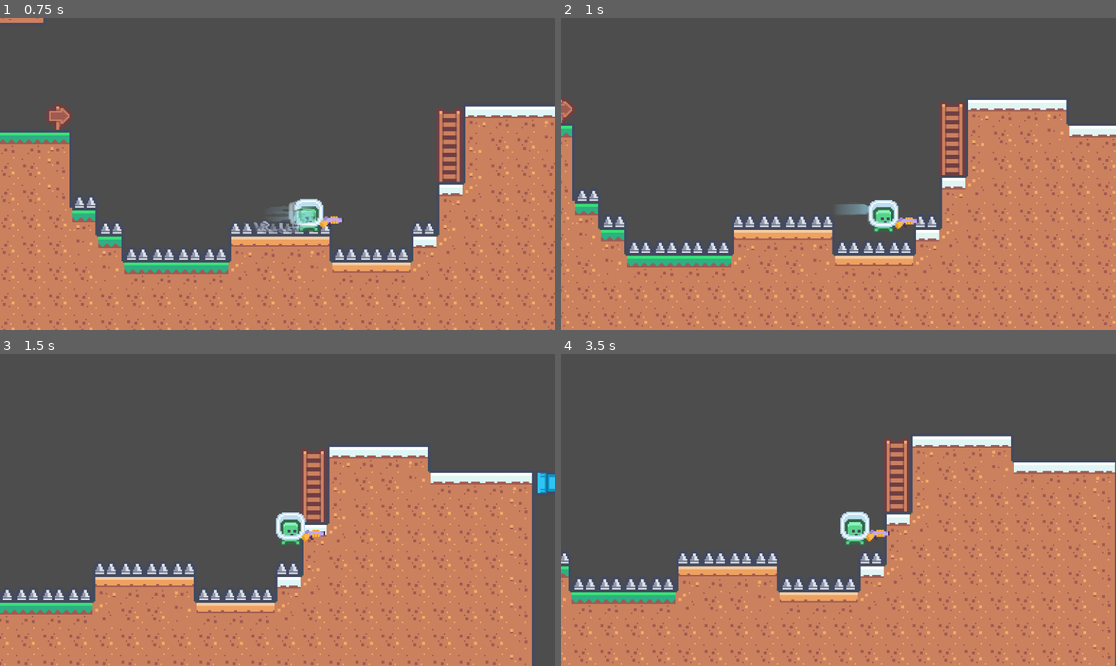
Above: before the commit, frames 1-4 (two rows, left to right).
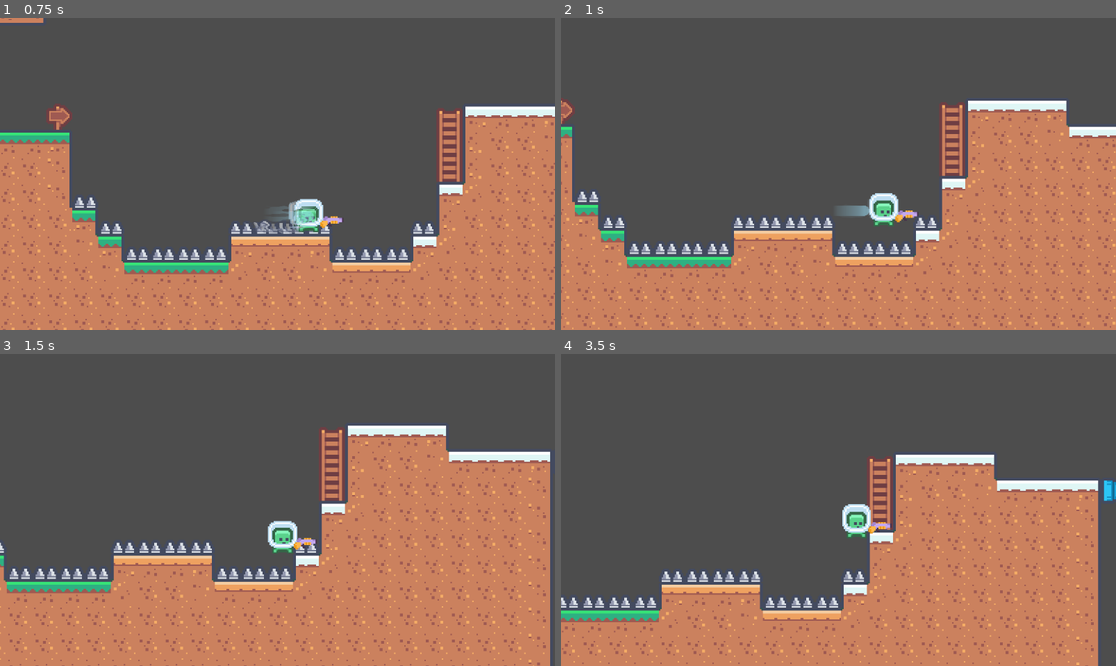
Above: after the commit, the same moments.

Repository: CodeKokeshi/Metroidvania-Template-Godot
Game: Godot game, scene res://levels/test_level.tscn
The game is run twice, just before and just after one commit, with the same random seed, the same clock (stepped at 60 frames per second) and the same inputs.
Inputs (mouse positions are in pixels of both pictures, inside the frame that each line leads up to):
- Up to frame 1 (0.75 s): move the mouse to (399, 158) at 0.52 s; hold D (right) from 0.53 s (still down); tap Shift (dash) at 0.6 s
- Up to frame 2 (1 s): keep holding D (right); tap Space (jump) at 0.77, 0.8 s
- Up to frame 3 (1.5 s): keep holding D (right); tap Space (jump) at 1.07, 1.35 s; move the mouse to (166, 525) at 1.27 s
- Up to frame 4 (3.5 s): tap Space (jump) at 1.52, 1.82, 2.3, 3.02, 3.32 s; tap Shift (dash) at 1.55, 2.85 s; move the mouse to (894, 441) at 2.02 s; release D (right) at 2.03 s; hold A (left) 2.03-2.78 s; click (894, 441) at 2.1 s; move the mouse to (810, 572) at 2.77 s; hold D (right) from 2.78 s (still down)

Frame 1 is identical in both runs. In frame 2, 5.1% of the frame differs, in the area x 0-100%, y 25-100%; in frame 3, 20%, in the area x 0-100%, y 22-100%; in frame 4, 19%.

Commit message:
Enhance dash mechanics with additional hang time and jump grace features

Diff:
--- a/prefabs/player_related/player.gd
+++ b/prefabs/player_related/player.gd
@@ -11,6 +11,9 @@
 @export var dash_speed: float = 220.0
 @export var dash_duration: float = 0.12
 @export var dash_release_speed_multiplier: float = 0.72
+@export var dash_end_hang_time: float = 0.08
+@export var dash_end_jump_grace_time: float = 0.12
+@export var dash_ground_to_jump_lock_time: float = 0.2
 
 @export_group("Dash Distortion FX")
 @export var dash_distortion_enabled: bool = true
@@ -130,6 +133,9 @@
 var is_dashing: bool = false
 var dash_timer: float = 0.0
 var dash_direction: Vector2 = Vector2.ZERO
+var dash_end_hang_timer: float = 0.0
+var dash_started_on_floor: bool = false
+var dash_ground_to_jump_lock_timer: float = 0.0
 var can_air_dash: bool = true
 var dash_distortion_sprite: Sprite2D = null
 var dash_distortion_material: ShaderMaterial = null
@@ -228,8 +234,12 @@
 		coyote_timer = coyote_time
 		remaining_air_jumps = max(0, max_air_jumps)
 		can_air_dash = true
+		dash_end_hang_timer = 0.0
 	else:
 		coyote_timer = maxf(0.0, coyote_timer - delta)
+		dash_end_hang_timer = maxf(0.0, dash_end_hang_timer - delta)
+
+	dash_ground_to_jump_lock_timer = maxf(0.0, dash_ground_to_jump_lock_timer - delta)
 
 	jump_buffer_timer = maxf(0.0, jump_buffer_timer - delta)
 	jump_squash_timer = maxf(0.0, jump_squash_timer - delta)
@@ -268,12 +278,15 @@
 	is_dashing = true
 	dash_timer = maxf(0.0, dash_duration)
 	dash_direction = requested_direction.normalized()
+	dash_end_hang_timer = 0.0
+	dash_started_on_floor = on_floor
 	jump_buffer_timer = 0.0
-	coyote_timer = 0.0
 	pending_recoil_velocity_add = Vector2.ZERO
 	pending_recoil_min_upward_speed = 0.0
 
-	if not on_floor:
+	if on_floor:
+		dash_ground_to_jump_lock_timer = maxf(dash_ground_to_jump_lock_timer, maxf(0.0, dash_ground_to_jump_lock_time))
+	else:
 		can_air_dash = false
 
 	if dash_direction.x < 0.0:
@@ -308,8 +321,16 @@
 	is_dashing = false
 	dash_timer = 0.0
 	velocity *= clampf(dash_release_speed_multiplier, 0.0, 1.0)
+	if not is_on_floor() and dash_end_hang_time > 0.0:
+		dash_end_hang_timer = dash_end_hang_time
+		velocity.y = minf(velocity.y, 0.0)
+	if dash_started_on_floor and not is_on_floor() and dash_end_jump_grace_time > 0.0:
+		coyote_timer = maxf(coyote_timer, dash_end_jump_grace_time)
 	pending_recoil_velocity_add = Vector2.ZERO
 	pending_recoil_min_upward_speed = 0.0
+	if is_on_floor() or dash_started_on_floor:
+		_consume_buffered_jump_if_possible(is_on_floor())
+	dash_started_on_floor = false
 
 
 func _get_dash_direction() -> Vector2:
@@ -520,6 +541,10 @@
 	coyote_timer = 0.0
 	jump_buffer_timer = 0.0
 	jump_squash_timer = jump_squash_time
+	if dash_ground_to_jump_lock_timer > 0.0:
+		# Ground dash chained into jump consumes this airtime dash.
+		can_air_dash = false
+		dash_ground_to_jump_lock_timer = 0.0
 
 
 func _apply_horizontal_movement(input_axis: float, delta: float, on_floor: bool) -> void:
@@ -536,6 +561,11 @@
 func _apply_gravity(delta: float, on_floor: bool) -> void:
 	if on_floor and velocity.y > 0.0:
 		velocity.y = 0.0
+		return
+
+	# Briefly suspend downward pull after dash so aerial dash exits feel less abrupt.
+	if not on_floor and dash_end_hang_timer > 0.0:
+		velocity.y = minf(velocity.y, 0.0)
 		return
 
 	if not on_floor:
